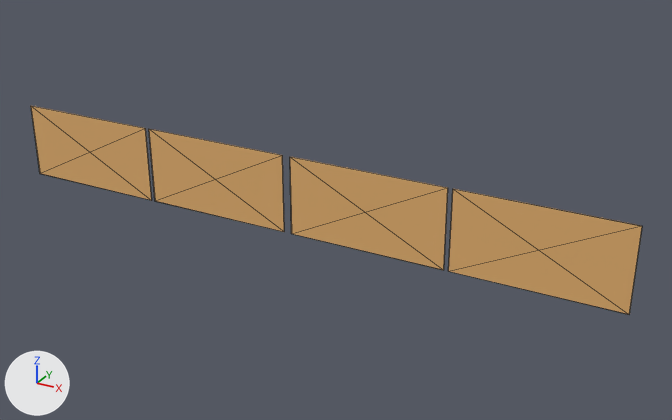
Two versions of the glTF model last/assets/parts/機械壁ベニヤ.gltf, one commit apart.
Before and after are seen from a camera (50 mm lens) standing at (15.49, -15.78, 7.79) and looking at (6.59, 0.4, -0.3). The lights are fixed; the arrows at lower left show +X, +Y and +Z. Mesh edges are drawn as thin lines. Where no turn or scale is listed for an object, it has been applied to the vertices.

The first picture shows '機械壁ベニヤ', '機械壁ベニヤ.001', '機械壁ベニヤ.002', '機械壁ベニヤ.003'.
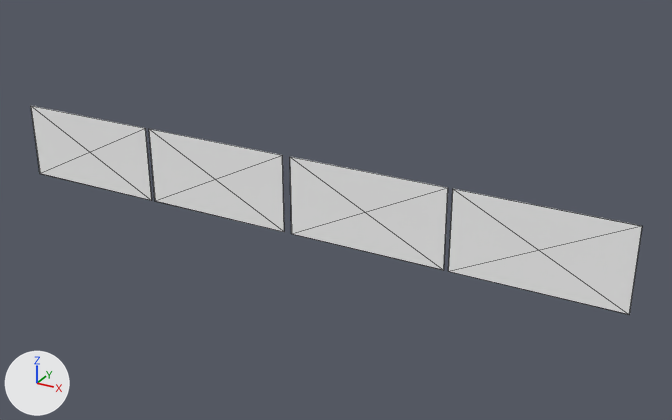
The change in detail:
Material 'ベニヤ' (mat_ベニヤ) changes colour from orange #e7b371 to white #ffffff; in linear values from (0.799, 0.451, 0.165) to (1.0, 1.0, 1.0).

Pixel boxes (x1, y1, x2, y2) of what changed, in the pictures (672 x 420 px):
'機械壁ベニヤ.002', recoloured (orange to white)
    both: (448, 189, 642, 314)
'機械壁ベニヤ.003', recoloured (orange to white)
    both: (290, 157, 448, 270)
'機械壁ベニヤ.001', recoloured (orange to white)
    both: (149, 129, 284, 232)
'機械壁ベニヤ', recoloured (orange to white)
    both: (31, 106, 152, 200)
